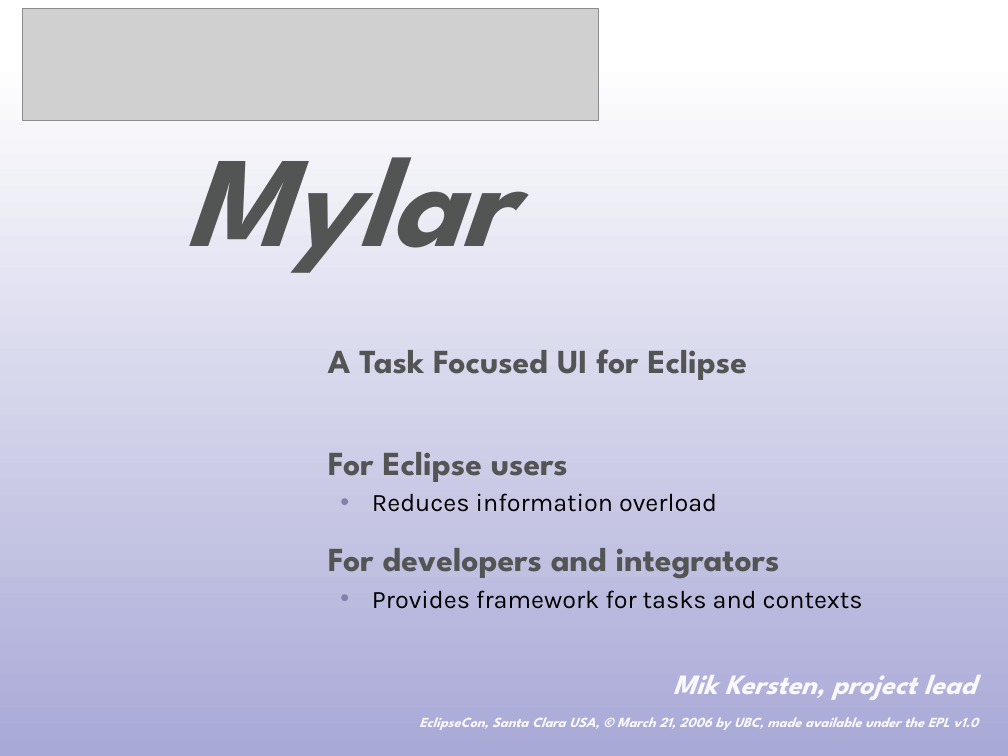
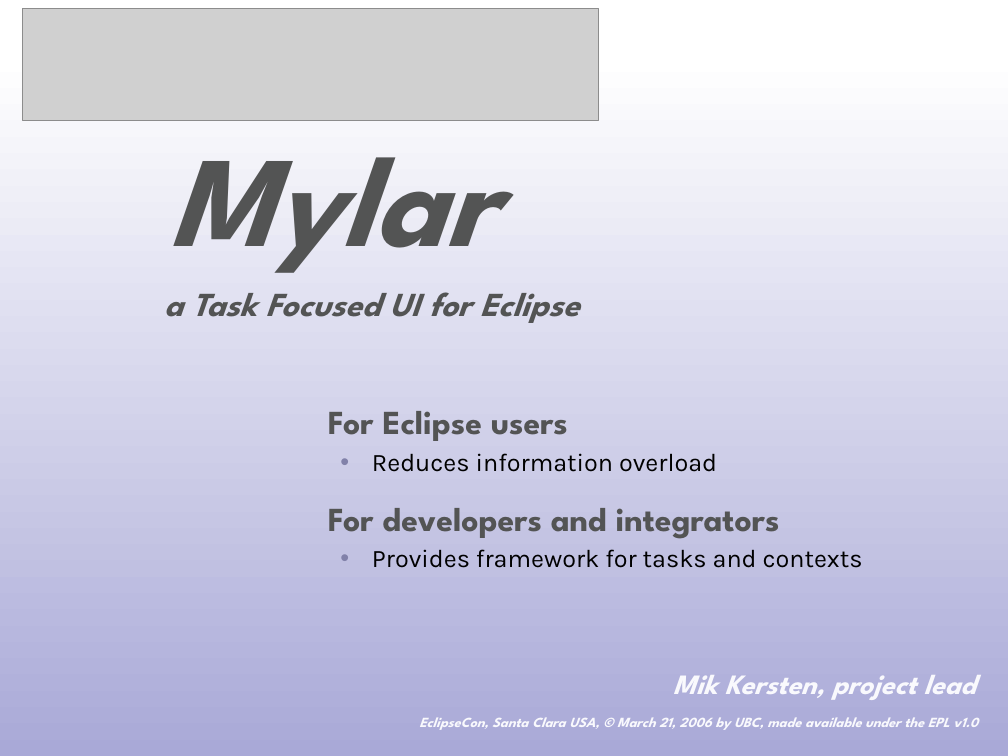
Before and after one commit to eclipse-mylyn/mylyn-website, a slide deck: slide 1 of publications/2006-03-mylar-eclipsecon.ppt. Drawn at 1008x756 pixels with LibreOffice and Linux fonts; fonts in the diff are those of the drawing; grey boxes stand for pictures. Boxes give left, top, right and bottom in pixels: in the first picture for what was removed or moved away, otherwise in the second. Text is boxed around its words. In the diff, an @@ line names an element or a change of style, - is before the commit and + after.

Commit message:
Progress on: prepare eclipsecon talk and slides

```diff
--- a/publications/2006-03-mylar-eclipsecon.ppt
+++ b/publications/2006-03-mylar-eclipsecon.ppt
@@ text "Mylar": place and size @@
-text "Mylar" at (185,120,512,273)
+text "Mylar" at (169,120,496,273)
@@ text added at (164,292,579,323), 24 pt, text #535454, bold, italic @@
+  a Task Focused UI for Eclipse
@@ text at (328,349,747,380): paragraph removed @@
-  A Task Focused UI for Eclipse
```
Also in this commit, not shown: 14 other slides changed.
